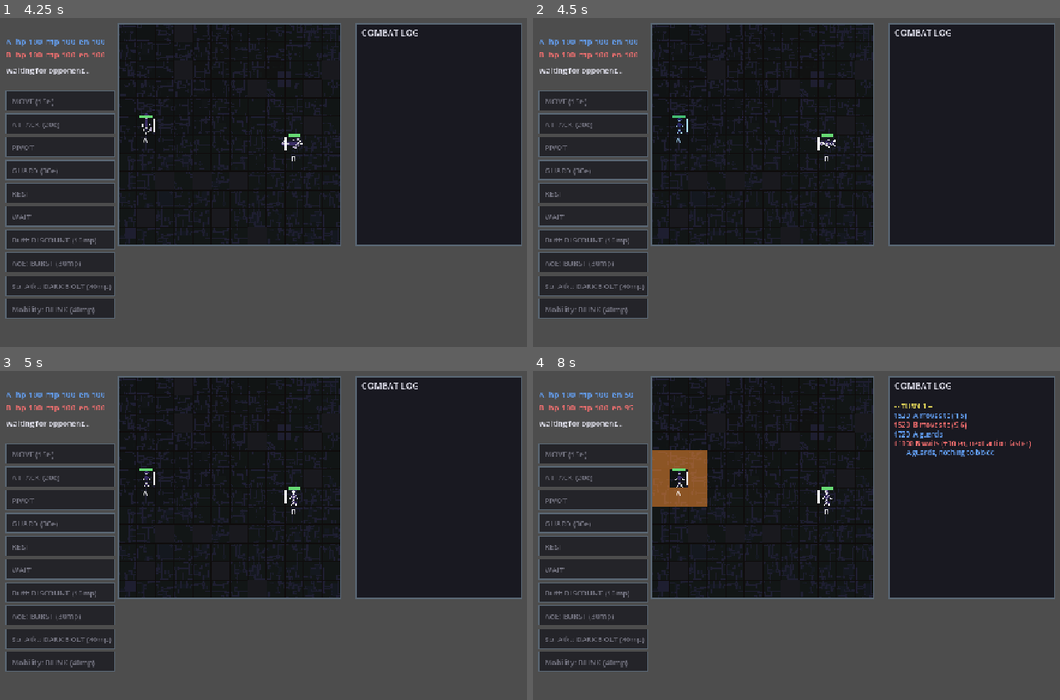
Above: before the commit, frames 1-4 (two rows, left to right).
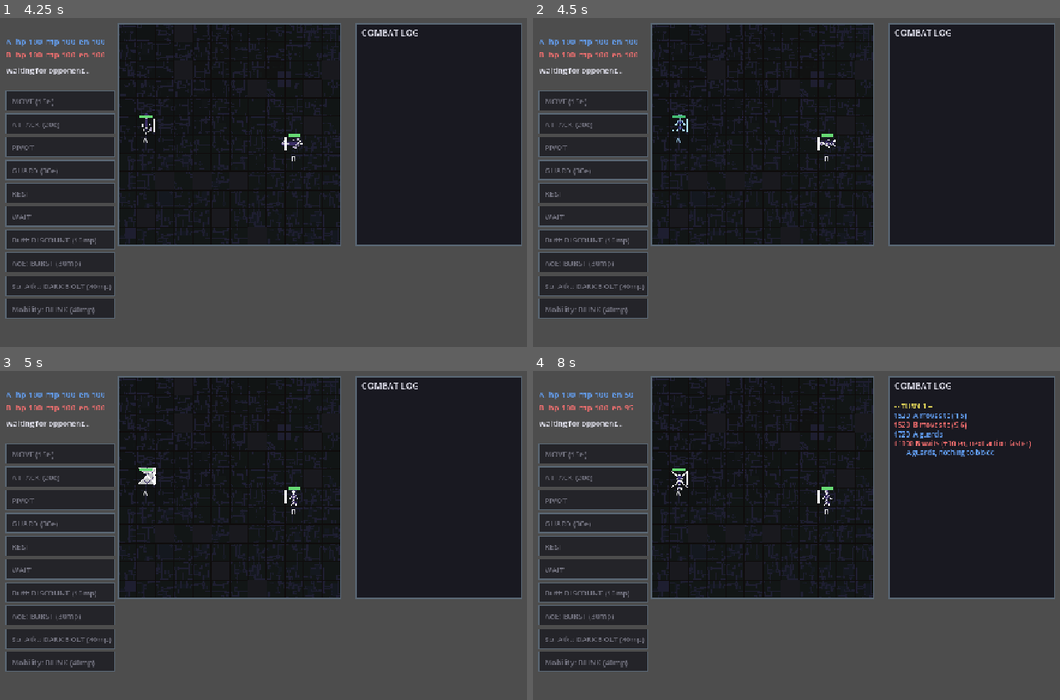
Above: after the commit, the same moments.

Repository: Chibuzu/UKO
Game: Godot game, scene res://Game.tscn
Two runs of this game, one before a commit and one after it. Both use one fixed random seed, a clock stepped at 60 frames per second and the inputs below. This scene is started directly instead of the project's main scene.
Inputs (mouse positions are in pixels of both pictures, inside the frame that each line leads up to):
- Up to frame 1 (4.25 s): tap Enter at 0.5, 0.6 s; move the mouse to (295, 261) at 0.52 s; hold W 0.53-2.03 s; click (295, 261) at 0.67 s; tap Space at 0.77, 1.25, 1.52, 3.02, 3.77 s; move the mouse to (outside the picture) at 1.27 s; tap Keypad Enter at 1.35 s; move the mouse to (131, 133) at 2.02 s; hold A 2.03-3.53 s; tap Backspace at 2.1 s; move the mouse to (363, 189) at 2.77 s; tap Z at 2.85 s; click (363, 189) at 2.92 s; move the mouse to (231, 93) at 3.52 s; hold S from 3.53 s (still down); tap X at 3.6 s
- Up to frame 2 (4.5 s): move the mouse to (1012, 169) at 4.27 s; release S at 4.28 s; hold D from 4.28 s (still down); tap C at 4.35 s
- Up to frame 3 (5 s): keep holding D; tap Space at 4.52 s
- Up to frame 4 (8 s): move the mouse to (727, 558) at 5.02 s; release D at 5.03 s; hold W 5.03-5.78 s; tap R at 5.1 s; click (727, 558) at 5.17 s; move the mouse to (928, 459) at 5.77 s; hold D from 5.78 s (still down); tap 1 at 5.85 s; tap Space at 6.02, 6.77, 7.52 s; tap Enter at 6.5 s; move the mouse to (828, 614) at 6.52 s; tap 2 at 6.6 s; move the mouse to (outside the picture) at 7.27 s; tap 3 at 7.35 s; click (outside the picture) at 7.42 s

Frame 1 is identical in both runs. In frame 2, less than 0.1% of the frame differs, in the area x 26-29%, y 29-36%; in frame 3, 0.1%; in frame 4, 1.6%, in the area x 22-34%, y 24-42%.

Commit message:
ALL ANIMATIONS LOGGED IN

Diff:
--- a/Scripts/View/EventPlayer.gd
+++ b/Scripts/View/EventPlayer.gd
@@ -63,27 +63,35 @@
 				u.set_facing(e["facing"])
 			return ViewConfig.PIVOT_DUR
 		"blink":
-			# Teleport ARRIVES: pop in at the destination (not a slide), reface, fade back.
+			# Teleport ARRIVES: pop in at the destination, reface, and play the
+			# rematerialize half (frames 5→9). Snap alpha back to full first so the
+			# reappear frames are visible; the frame content carries the fade-in.
+			# Falls back to the old alpha tween when the art is missing.
 			if u:
 				u.position = ViewConfig.tile_center(e["to"])
 				if e.has("facing"):
 					u.set_facing(int(e["facing"]))
 				fx.burst(u.position, ViewConfig.COL_FX_BUFF, 10)
+				var din := u.anim_duration("teleport_in")
+				if din > 0.0:
+					u.modulate.a = 1.0
+					u.play_anim("teleport_in")
+					return maxf(ViewConfig.FLASH_DUR, din)
 				var tw := create_tween()
 				tw.tween_property(u, "modulate:a", 1.0, ViewConfig.FLASH_DUR)
 			return ViewConfig.FLASH_DUR
 		"attack_hit":
 			if u:
-				u.play_anim("attack")
+				u.play_anim("attack", Vector2(Config.FACING_VEC[u.facing]))
 			_impact(units.get(e["target"], null), int(e["damage"]), ViewConfig.FLASH_HIT, ViewConfig.SHAKE_HIT)
 			return ViewConfig.HIT_DUR
 		"attack_whiff":
 			if u:
-				u.play_anim("attack")
+				u.play_anim("attack", Vector2(Config.FACING_VEC[u.facing]))
 			return ViewConfig.FLASH_DUR
 		"attack_blocked":
 			if u:
-				u.play_anim("attack")
+				u.play_anim("attack", Vector2(Config.FACING_VEC[u.facing]))
 			board.shake(ViewConfig.SHAKE_HIT * 0.5)
 			return ViewConfig.HIT_DUR
 		"guard_raised":
@@ -126,12 +134,17 @@
 		"spell_miss":
 			return ViewConfig.FX_DUR
 		"blink_depart":
-			# Teleport DEPARTS: vanish from the origin. The proportional gap until the
-			# blink ARRIVES (blink_travel ticks) is the real time spent in transit.
+			# Teleport DEPARTS: vanish at the origin. Play the dissolve half
+			# (frames 1→5) and fade alpha out over the same span, so the unit
+			# stays hidden once it returns to idle — the proportional gap until
+			# "blink" (blink_travel ticks) is the real time spent in transit.
 			if u:
 				fx.burst(u.position, ViewConfig.COL_FX_BUFF, 10)
+				var dout := maxf(ViewConfig.FLASH_DUR, u.anim_duration("teleport_out"))
+				u.play_anim("teleport_out")
 				var tw := create_tween()
-				tw.tween_property(u, "modulate:a", 0.0, ViewConfig.FLASH_DUR)
+				tw.tween_property(u, "modulate:a", 0.0, dout)
+				return dout
 			return ViewConfig.FLASH_DUR
 		"projectile_step":
 			# The bolt flies one tile; the hop takes its per-tile tick budget, so the
--- a/Scripts/View/FX.gd
+++ b/Scripts/View/FX.gd
@@ -67,8 +67,8 @@
 	return true
 
 # Hand-drawn 3x3 AoE animation, centered on the caster's tile. Each source
-# frame is 96x96 (the 3x3 footprint), so it overlays the eight neighbours +
-# centre at 1:1. Returns false if the art isn't present (caller can fall back).
+# frame is the 3x3 footprint, so it overlays the eight neighbours + centre at
+# 1:1. Returns false if the art isn't present (caller can fall back).
 var _aoe_frames: SpriteFrames = null
 var _aoe_checked := false
 
@@ -78,10 +78,12 @@
 	_aoe_checked = true
 	var sf := SpriteFrames.new()
 	sf.add_animation("aoe")
-	sf.set_animation_speed("aoe", 24.0)
+	sf.set_animation_speed("aoe", 9.0)   # per the FPS table (Dark Bolt, Guard, AoE = 9)
 	sf.set_animation_loop("aoe", false)
 	var any := false
-	for i in range(1, 13):
+	# Source frame 1 is the caster's pose, not the burst — the real caster is
+	# already drawn by its own UnitView, so the Fx burst starts at frame 2.
+	for i in range(2, 13):
 		var path := "res://assets/sprites/aoe_%d.png" % i
 		if ResourceLoader.exists(path):
 			sf.add_frame("aoe", load(path)); any = true
--- a/Scripts/View/UnitView.gd
+++ b/Scripts/View/UnitView.gd
@@ -10,22 +10,30 @@
 
 const SPRITE_DIR := "res://assets/sprites/"
 const PIVOT_DUR := 0.18    # how long the facing bar takes to swing to a new side
-const SPRITE_OFFSET_Y := -6.0   # nudge the sprite so the feet sit on the tile (tune in-engine)
+const SPRITE_OFFSET_Y := -6.0   # nudge the sprite so the feet seat on the tile (tune in-engine)
 
 # Animation table: name -> {prefix, count, fps, loop}. Frames are
 # "<prefix>_1.png".."<prefix>_<count>.png" (missing numbers are skipped),
-# or a single "<prefix>.png" when count == 0. Adding an animation is one row
-# here + dropping the PNGs in; trigger it with play_anim("name").
+# or a single "<prefix>.png" when count == 0. A row may instead carry an
+# explicit "frames" list to use a subset / re-ordering of one prefix's PNGs
+# (e.g. the teleport strip split into a vanish half and a reappear half).
+# Adding an animation is one row here + dropping the PNGs in; trigger it
+# with play_anim("name").
 const ANIMS := {
-	"idle":     {"prefix": "idle",      "count": 4, "fps": 3.0,  "loop": true},
-	"move":     {"prefix": "move",      "count": 6, "fps": 6.0,  "loop": false},
-	"rest":     {"prefix": "rest",      "count": 5, "fps": 3.0,  "loop": false},
-	"buff":     {"prefix": "buff",      "count": 9, "fps": 14.0, "loop": false},
-	"attack":   {"prefix": "melee",     "count": 9, "fps": 18.0, "loop": false},
-	"bolt":     {"prefix": "dark_bolt", "count": 9, "fps": 16.0, "loop": false},
-	"hurt":     {"prefix": "hurt",      "count": 9, "fps": 16.0, "loop": false},
-	"guard":    {"prefix": "guard",     "count": 9, "fps": 14.0, "loop": false},
-	"pivot":    {"prefix": "pivot",     "count": 7, "fps": 18.0, "loop": false},
+	"idle":     {"prefix": "idle",      "count": 4,  "fps": 3.0, "loop": true},
+	"move":     {"prefix": "move",      "count": 6,  "fps": 6.0, "loop": false},
+	"rest":     {"prefix": "rest",      "count": 5,  "fps": 3.0, "loop": false},
+	"buff":     {"prefix": "buff",      "count": 5,  "fps": 3.0, "loop": false},
+	"attack":   {"prefix": "melee",     "count": 8,  "fps": 6.0, "loop": false},
+	"bolt":     {"prefix": "dark_bolt", "count": 9,  "fps": 9.0, "loop": false},
+	"hurt":     {"prefix": "hurt",      "count": 9,  "fps": 16.0, "loop": false},  # not in the FPS table — left as-is
+	"guard":    {"prefix": "guard",     "count": 11, "fps": 9.0, "loop": false},
+	"pivot":    {"prefix": "pivot",     "count": 7,  "fps": 18.0, "loop": false},  # not in the FPS table — left as-is
+	# Teleport is ONE 9-frame strip: figure -> portal -> nothing -> portal ->
+	# figure. Split so the vanish plays at the origin (blink_depart) and the
+	# reappear plays at the destination (blink). Frame 5 (fully gone) is shared.
+	"teleport_out": {"prefix": "teleport", "frames": [1, 2, 3, 4, 5], "fps": 6.0, "loop": false},
+	"teleport_in":  {"prefix": "teleport", "frames": [5, 6, 7, 8, 9], "fps": 6.0, "loop": false},
 }
 
 var unit_id: String = ""
@@ -80,10 +88,8 @@
 	var target := ViewConfig.tile_center(pos)
 	var delta := target - position
 	if body and delta.length() > 0.5:
-		play_anim("move")
-		body.flip_h = false
-		# move art points UP; rotate the whole sprite to face the travel direction.
-		body.rotation = delta.angle() + PI / 2.0
+		# move art points UP; play_anim rotates the walk to the travel direction.
+		play_anim("move", delta)
 	var t := create_tween()
 	t.tween_property(self, "position", target, ViewConfig.MOVE_DUR) \
 		.set_trans(Tween.TRANS_CUBIC).set_ease(Tween.EASE_IN_OUT)
@@ -133,10 +139,27 @@
 	t.tween_property(self, "scale", Vector2.ONE, 0.22).set_trans(Tween.TRANS_BACK).set_ease(Tween.EASE_OUT)
 
 # ── Frame-animation playback ────────────────────────────────────────────
-func play_anim(name: String) -> void:
+func play_anim(name: String, dir: Vector2 = Vector2.ZERO) -> void:
 	if body and body.sprite_frames.has_animation(name) \
 			and body.sprite_frames.get_frame_count(name) > 0:
+		if dir != Vector2.ZERO:
+			# Directional one-shot (move walk, melee swing): the art is drawn
+			# pointing UP, so add a quarter turn to aim it down the heading.
+			body.flip_h = false
+			body.rotation = dir.angle() + PI / 2.0
+		else:
+			body.rotation = 0.0    # everything else plays upright
 		body.play(name)
+
+# Real-time length of a one-shot animation (frames / fps), or 0 when the art
+# is missing. Lets the EventPlayer hold a tick group exactly as long as the
+# animation needs, instead of a fixed guess.
+func anim_duration(name: String) -> float:
+	if body and body.sprite_frames.has_animation(name):
+		var fps := body.sprite_frames.get_animation_speed(name)
+		if fps > 0.0:
+			return float(body.sprite_frames.get_frame_count(name)) / fps
+	return 0.0
 
 func play_overlay(name: String) -> void:
 	if overlay and overlay.sprite_frames.has_animation(name) \
@@ -163,7 +186,10 @@
 	for name in ANIMS:
 		var a: Dictionary = ANIMS[name]
 		var files: Array = []
-		if int(a["count"]) <= 0:
+		if a.has("frames"):                    # explicit subset / re-order of one prefix
+			for n in a["frames"]:
+				files.append("%s_%d.png" % [a["prefix"], int(n)])
+		elif int(a["count"]) <= 0:
 			files.append("%s.png" % a["prefix"])
 		else:
 			for i in range(1, int(a["count"]) + 1):
Binary file added: Assets/Sprites/aoe_1.png
Not shown, added: Assets/Sprites/aoe_1.png.import
Binary file added: Assets/Sprites/aoe_2.png
Not shown, added: Assets/Sprites/aoe_2.png.import
Binary file added: Assets/Sprites/aoe_3.png
Not shown, added: Assets/Sprites/aoe_3.png.import
Binary file added: Assets/Sprites/aoe_4.png
Not shown, added: Assets/Sprites/aoe_4.png.import
Binary file added: Assets/Sprites/aoe_5.png
Not shown, added: Assets/Sprites/aoe_5.png.import
Binary file added: Assets/Sprites/aoe_6.png
Not shown, added: Assets/Sprites/aoe_6.png.import
(and 88 more such lines)
